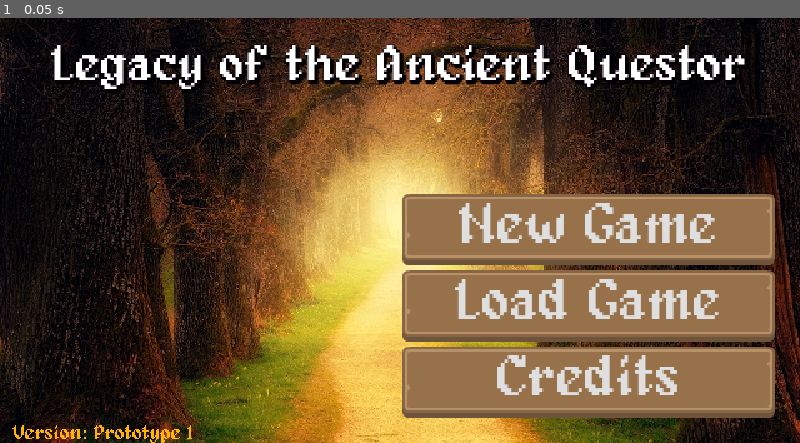
Above: before the commit, frame 1.
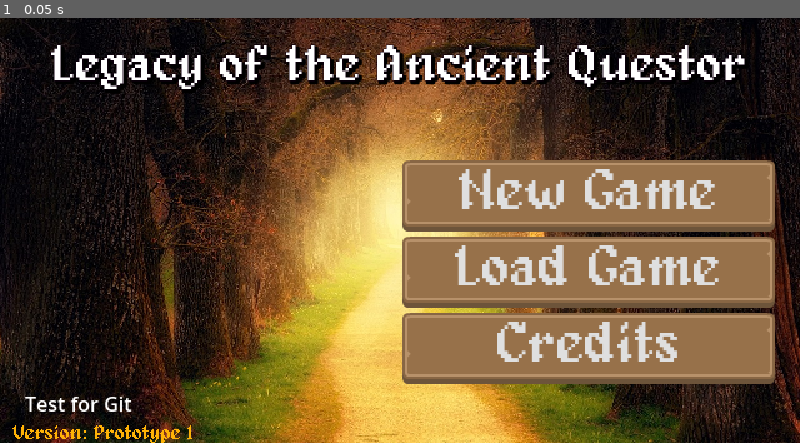
Above: after the commit, the same moment.

Repository: W3bbey/GodotLearning
Game: Godot game, scene res://scenes/UI/title_screen.tscn
Two runs of this game, one before a commit and one after it. Both use one fixed random seed, a clock stepped at 60 frames per second and the inputs below.
Inputs:
- Up to frame 1 (0.05 s): no input

The runs differ from the first frame. In frame 1, 18% of the frame differs, in the area x 3-97%, y 33-95%.

Commit message:
Added: test from decky

Diff:
--- a/scenes/UI/title_screen.tscn
+++ b/scenes/UI/title_screen.tscn
@@ -95,6 +95,10 @@
 theme_override_font_sizes/font_size = 45
 text = "Credits"
 
+[node name="TestingForGit" type="Label" parent="Content/VBoxContainer" unique_id=1862220625]
+layout_mode = 2
+text = "Test for Git"
+
 [node name="Version" type="Label" parent="." unique_id=977130045]
 layout_mode = 1
 anchors_preset = 2
